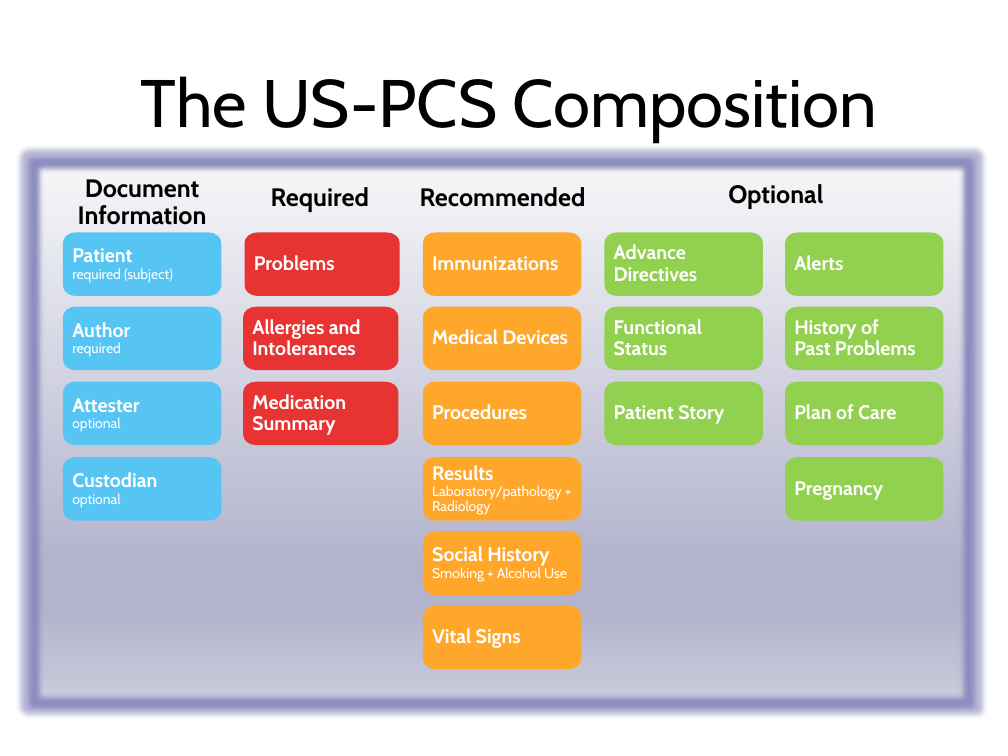
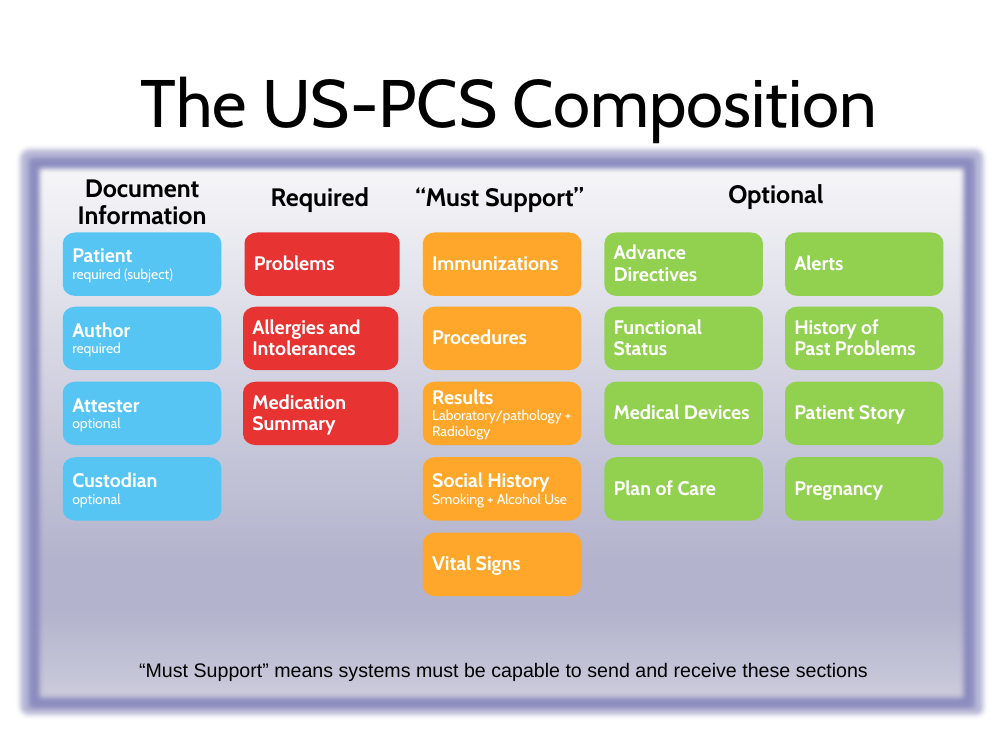
Before and after one commit to HL7/us-fhir-ps, a slide deck: slide 2 of US-PCS ballot images 2026.pptx. Drawn at 1008x756 pixels with LibreOffice and Linux fonts; fonts in the diff are those of the drawing. Boxes give left, top, right and bottom in pixels: in the first picture for what was removed or moved away, otherwise in the second. Text is boxed around its words. In the diff, an @@ line names an element or a change of style, - is before the commit and + after.

Commit message:
Proposing sections for 'Must Support'

```diff
--- a/US-PCS ballot images 2026.pptx
+++ b/US-PCS ballot images 2026.pptx
@@ text at bbox=[415, 187, 584, 212]: text changed @@
-Recommended
+“Must Support”
@@ 4 freeform shapes: place and size @@
-4 freeform shapes at bbox=[423, 382, 582, 669]
+4 freeform shapes at bbox=[423, 306, 582, 596]
@@ freeform shape "Medical Devices": place and size @@
-freeform shape "Medical Devices" at bbox=[423, 306, 582, 370]
+freeform shape "Medical Devices" at bbox=[605, 382, 763, 446]
@@ freeform shape "Medical Devices" at bbox=[605, 382, 763, 446]: fill #FFA72A to #92D050 @@
@@ freeform shape "Patient Story": place and size @@
-freeform shape "Patient Story" at bbox=[605, 382, 763, 446]
+freeform shape "Patient Story" at bbox=[785, 382, 943, 446]
@@ freeform shape "Plan of Care": place and size @@
-freeform shape "Plan of Care" at bbox=[785, 382, 943, 446]
+freeform shape "Plan of Care" at bbox=[605, 458, 763, 521]
@@ text added at bbox=[139, 662, 868, 681], 14 pt, text #000000 @@
+“Must Support” means systems must be capable to send and receive these sections
```
Also in this commit, not shown: 2 other files.
